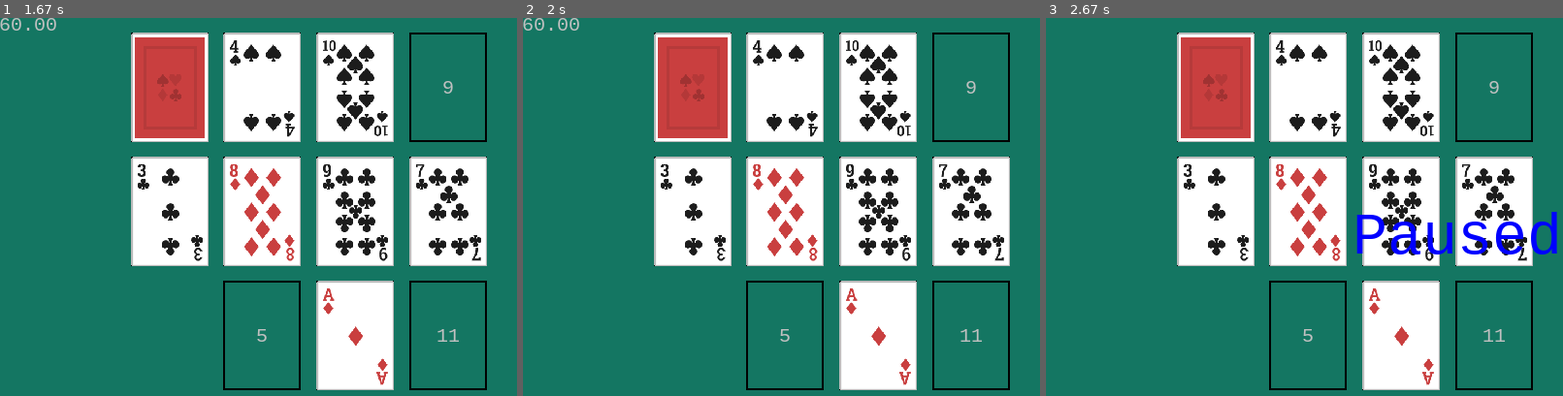
Above: before the commit, frames 1-3 (left to right).
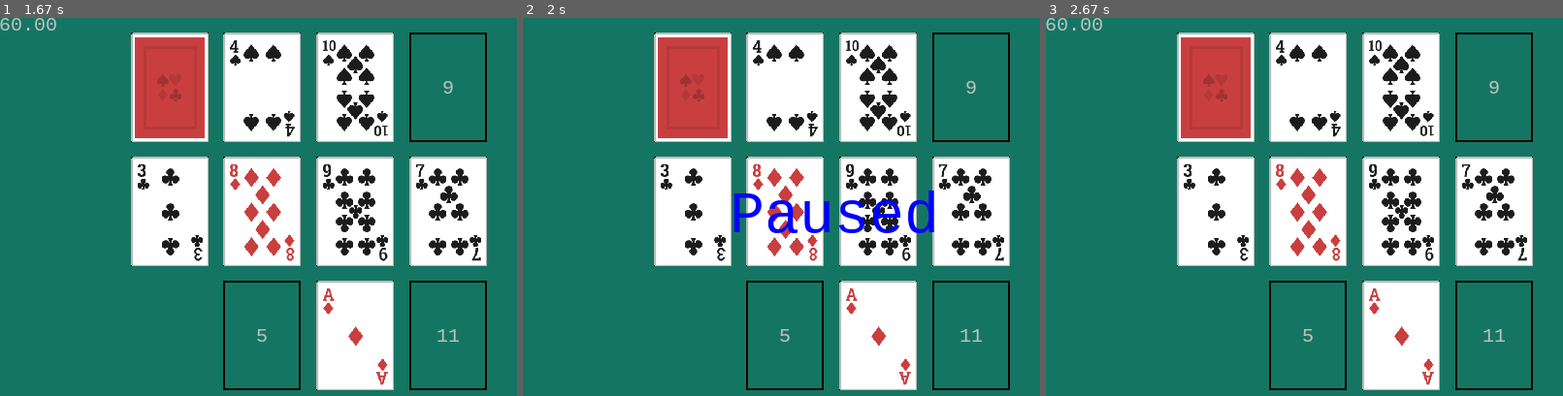
Above: after the commit, the same moments.

Repository: alexetsnyder/OuroborosPython
Game: pygame game, started from Pygame/FourSeasons/game.py
Same seed, same stepped clock (60 frames per second), same inputs: the game is played once before the commit and once after it.
Inputs (mouse positions are in pixels of both pictures, inside the frame that each line leads up to):
- Up to frame 1 (1.67 s): click (310, 210) at 0.38 s
- Up to frame 2 (2 s): hold Esc from 1.67 s (still down); move the mouse to (843, 252) at 1.7 s
- Up to frame 3 (2.67 s): release Esc at 2.13 s; hold Esc 2.17-2.63 s; move the mouse to (1268, 131) at 2.2 s

Frame 1 is identical in both runs. In frame 2, 1.6% of the frame differs, in the area x 0-80%, y 0-57%; in frame 3, 1.6%.

Commit message:
Supress Event Debug Text and Pause Game
Made it so that I can suppress output text, because mouse motion happens too often, and fixed pause, so that the pause text is centered, and the game is suspended, and updated event names.

Diff:
--- a/Pygame/FourSeasons/events.py
+++ b/Pygame/FourSeasons/events.py
@@ -41,14 +41,25 @@
 	CustomEvent.NEW_DEAL          : 'NEW_DEAL'
 }
 
+PYGAME_MOUSE_BUTTON_TO_STRING = {
+	MouseButton.LEFT           : 'LEFT',
+	MouseButton.MIDDLE         : 'MIDDLE',
+	MouseButton.RIGHT          : 'RIGHT',
+	MouseButton.FORWARD_WHEEL  : 'FORWARD_WHEEL',
+	MouseButton.BACKWARD_WHEEL : 'BACKWARD_WHEEL'
+}
+
 def convert(type, value):
 	if type == 'type':
 		return PYGAME_EVENT_TYPE_TO_STRING[value]
 	elif type == 'key':
 		if value in PYGAME_KEY_TO_STRING:
 			return PYGAME_KEY_TO_STRING[value]
+	elif type == 'button':
+		return PYGAME_MOUSE_BUTTON_TO_STRING[value]
 	elif type == 'user_name':
 		return PYGAME_USEREVENT_NAME_TO_STRING[value]
+	print(type, value)
 
 class KeyValueListWrapper:
 	def __init__(self, d):
@@ -116,14 +127,15 @@
 					self.branches[value].del_leaf(leaf, **key_value_pairs.to_dict())
 
 class Delegate:
-	def __init__(self, name, **kargs):
+	def __init__(self, name, quell=False, **kargs):
 		self.name = name
 		self.types = kargs
 		self.invocation_list = []
+		self.quell = quell
 
 	def __str__(self):
 		type_list_str = ', '.join(['{0}: {1}'.format(k, convert(k, v)) for k, v in self.types.items()])
-		invocation_list_str = ', '.join(str(x) for x in self.invocation_list)
+		invocation_list_str = ', '.join(x.__name__ for x in self.invocation_list)
 		return '{0} -> ({1}) -> [{2}]'.format(self.name, type_list_str, invocation_list_str)
 
 	def __add__(self, method):
@@ -138,7 +150,7 @@
 		return self
 
 	def invoke(self, *args, **kargs):
-		if imp.IMP().debug:
+		if imp.IMP().debug and not self.quell:
 			print('Invoke -> {0}'.format(self.__str__()))
 		ret_list = []
 		for m in self.invocation_list:
@@ -157,8 +169,8 @@
 		event = pygame.event.Event(self.types['type'], **self.without_type(), **kargs)
 		pygame.event.post(event)
 
-	def create(self, *args):
-		delegate = Delegate(self.name, **self.types)
+	def create(self, *args, quell=False):
+		delegate = Delegate(self.name, quell=quell, **self.types)
 		for arg in args:
 			delegate += arg
 		return delegate
@@ -183,51 +195,51 @@
 	def __init__(self, **kargs):
 		super().__init__('Mouse Motion Event', pygame.MOUSEMOTION, **kargs)
 
-class MouseButtonUp (Event):
+class MouseButtonUpEvent (Event):
 	def __init__(self, name='Mouse Button Up Event', **kargs):
 		super().__init__(name, pygame.MOUSEBUTTONUP, **kargs)
 
-class MouseButtonDown (Event):
+class MouseButtonDownEvent (Event):
 	def __init__(self, name='Mouse Button Down Event', **kargs):
 		super().__init__(name, pygame.MOUSEBUTTONDOWN, **kargs)
 
-class MouseLeftButtonUp (MouseButtonUp):
+class MouseLeftButtonUpEvent (MouseButtonUpEvent):
 	def __init__(self, **kargs):
 		super().__init__('Mouse Left Button Up Event', button=MouseButton.LEFT, **kargs)
 
-class MouseLeftButtonDown (MouseButtonDown):
+class MouseLeftButtonDownEvent (MouseButtonDownEvent):
 	def __init__(self, **kargs):
 		super().__init__('Mouse Left Button Down Event', button=MouseButton.LEFT, **kargs)
 
-class MouseRightButtonUp (MouseButtonUp):
+class MouseRightButtonUpEvent (MouseButtonUpEvent):
 	def __init__(self, **kargs):
 		super().__init__('Mouse Right Button Up Event', button=MouseButton.RIGHT, **kargs)
 
-class MouseRightButtonDown (MouseButtonDown):
+class MouseRightButtonDownEvent (MouseButtonDownEvent):
 	def __init__(self, **kargs):
 		super().__init__('Mouse Right Button Down Event', button=MouseButton.RIGHT, **kargs)
 
-class MouseMiddleButtonUp (MouseButtonUp):
+class MouseMiddleButtonUpEvent (MouseButtonUpEvent):
 	def __init__(self, **kargs):
 		super().__init__('Mouse Middle Button Up Event', button=MouseButton.MIDDLE, **kargs)
 
-class MouseMiddleButtonDown (MouseButtonDown):
+class MouseMiddleButtonDownEvent (MouseButtonDownEvent):
 	def __init__(self, **kargs):
 		super().__init__('Mouse Middle Button Down Event', button=MouseButton.MIDDLE, **kargs)
 
-class MouseForwardWheelButtonUp (MouseButtonUp):
+class MouseForwardWheelButtonUpEvent (MouseButtonUpEvent):
 	def __init__(self, **kargs):
 		super().__init__('Mouse Forward Wheel Up Event', button=MouseButton.FORWARD_WHEEL, **kargs)
 
-class MouseForwardWheelButtonDown (MouseButtonDown):
+class MouseForwardWheelButtonDownEvent (MouseButtonDownEvent):
 	def __init__(self, **kargs):
 		super().__init__('Mouse Forward Wheel Down Event', button=MouseButton.FORWARD_WHEEL, **kargs)
 
-class MouseBackwardWheelButtonUp (MouseButtonUp):
+class MouseBackwardWheelButtonUpEvent (MouseButtonUpEvent):
 	def __init__(self, **kargs):
 		super().__init__('Mouse Back Wheel Up Event', button=MouseButton.BACKWARD_WHEEL, **kargs)
 
-class MouseBackwardWheelButtonDown (MouseButtonDown):
+class MouseBackwardWheelButtonDownEvent (MouseButtonDownEvent):
 	def __init__(self, **kargs):
 		super().__init__('Mouse Back Wheel Down Event', button=MouseButton.BACKWARD_WHEEL, **kargs)
 
--- a/Pygame/FourSeasons/four_seasons.py
+++ b/Pygame/FourSeasons/four_seasons.py
@@ -4,6 +4,27 @@
 from pygame import freetype
 from structs import *
 
+def class_pause_events_decorator(cls):
+	class ClassWrapper (cls):
+		def __init__(self, *args, **kargs):
+			self.is_paused = False
+			super().__init__(*args, **kargs)
+
+		def on_pause(self, event):
+			self.is_paused = not self.is_paused
+
+		def wire_events(self):
+			super().wire_events()
+			imp.IMP().add_delegate(events.KeyDownEvent(pygame.K_ESCAPE).create(self.on_pause))
+	return ClassWrapper
+
+def function_pause_events_decorator(func):
+	def func_wrapper(self, event):
+		if not self.is_paused:
+			func(self, event)
+	return func_wrapper
+
+@class_pause_events_decorator
 class Card:
 	SOURCE_FOLDER = 'Cards'
 	CARD_BACK_IMAGE_FILE = 'cardBack_red5.png'
@@ -27,9 +48,13 @@
 		self.card_front = pygame.image.load('{0}/card{1}{2}.png'.format(Card.SOURCE_FOLDER, self.suit_str, self.card_str)).convert()
 		self.wire_events()
 
+	def __eq__(self, card):
+		return card.suit == self.suit and card.value == self.value
+
 	def wire_events(self):
-		imp.IMP().add_delegate(events.UserEvent(CustomEvent.CARD_MOTION).create(self.on_card_motion))
-
+		imp.IMP().add_delegate(events.UserEvent(CustomEvent.CARD_MOTION).create(self.on_card_motion, quell=True))
+
+	@function_pause_events_decorator
 	def on_card_motion(self, event):
 		if self.is_selected:
 			new_pos = event.pos
@@ -81,6 +106,7 @@
 def reverse(l):
 	return [l[j] for j in range(len(l) - 1, -1, -1)]
 
+@class_pause_events_decorator
 class Deck:
 	SUIT_COUNT  = 4
 	DEALT_CARDS = 7
@@ -98,17 +124,20 @@
 		imp.IMP().add_delegate(events.UserEvent(CustomEvent.CARD_TABLE_RESIZE).create(self.on_resize))
 		imp.IMP().add_delegate(events.UserEvent(CustomEvent.CARD_LAYED).create(self.on_card_layed))
 		imp.IMP().add_delegate(events.UserEvent(CustomEvent.TILE_CLICKED).create(self.on_tile_clicked))
-		imp.IMP().add_delegate(events.MouseRightButtonUp().create(self.on_mouse_right_button_up))
+		imp.IMP().add_delegate(events.MouseRightButtonUpEvent().create(self.on_mouse_right_button_up))
 		imp.IMP().add_delegate(events.UserEvent(CustomEvent.NEW_DEAL).create(self.on_new_deal))
 
+	@function_pause_events_decorator
 	def on_resize(self, event):
 		for i in self.active_cards:
 			card = self.deck[i]
 			card.put(event.tiles[card.tile_index])
 
+	@function_pause_events_decorator
 	def on_new_deal(self, event):
 		self.new_deal(event.tiles)
 
+	@function_pause_events_decorator
 	def on_mouse_right_button_up(self, event):
 		for i in self.active_cards:
 			card = self.deck[i]
@@ -116,6 +145,7 @@
 				card.flip()
 				break
 
+	@function_pause_events_decorator
 	def on_tile_clicked(self, event):
 		for i in reverse(self.active_cards):
 			card = self.deck[i]
@@ -125,6 +155,7 @@
 				card.select(event.pos)
 				break
 
+	@function_pause_events_decorator
 	def on_card_layed(self, event):
 		selected_card = None
 		for i in self.active_cards:
@@ -199,6 +230,7 @@
 
 class CardTile:
 	def __init__(self, left_top, size, index, border=2):
+		self.cards = []
 		self.index = index
 		self.border = border
 		self._set_size(size)
@@ -231,6 +263,10 @@
 	def can_lay(self, card):
 		return False
 
+	def lay(self, card):
+		self.cards.append(card)
+		card.put(self)
+
 	def update(self):
 		self.rect.update()
 
@@ -244,7 +280,7 @@
 class DiscardTile (CardTile):
 	INDEX = 1
 
-class BlankTile:
+class BlankTile (CardTile):
 	INDEX = 2
 
 class TableueTile (CardTile):
@@ -253,20 +289,29 @@
 		self.tile_index = tile_index
 
 	def can_lay(self, card):
+		if any(self.cards):
+			prv_card = self.cards[-1]
+			if not card.suit == prv_card.suit or  not card.value + 1 == prv_card.value:
+				return False
 		return True
 
 class FoundationTile (CardTile):
 	INDEXES = [3, 5, 9, 11]
 	def __init__(self, tile_index):
 		self.tile_index = tile_index
-		self.cards = []
-
-	def lay(self, card):
-		self.cards.append(card)
-		card.put(self)
+		self.first_card = None
 
 	def can_lay(self, card):
-		return True
+		if any(self.cards):
+			prv_card = self.cards[-1]
+			if card.suit == prv_card.suit and card.value - 1 == prv_card.value:
+				return True
+		elif self.first_card == card:
+			return True
+		return False
+
+	def complete(self):
+		return len(self.cards) == Deck.CARD_COUNT
 
 class CardTiles:
 	ROWS       = 3
@@ -325,6 +370,7 @@
 		for tile in self.card_tiles:
 			tile.update()
 
+@class_pause_events_decorator
 class CardTable:
 	def __init__(self, position, size):
 		self.mw, self.mh = (15, 15)
@@ -350,29 +396,34 @@
 
 	def wire_events(self):
 		imp.IMP().add_delegate(events.WindowResizeEvent().create(self.on_resize))
-		imp.IMP().add_delegate(events.MouseLeftButtonDown().create(self.on_mouse_left_button_down))
-		imp.IMP().add_delegate(events.MouseLeftButtonUp().create(self.on_mouse_left_button_up))
-		imp.IMP().add_delegate(events.MouseMotion().create(self.on_mouse_motion))
+		imp.IMP().add_delegate(events.MouseLeftButtonDownEvent().create(self.on_mouse_left_button_down))
+		imp.IMP().add_delegate(events.MouseLeftButtonUpEvent().create(self.on_mouse_left_button_up))
+		imp.IMP().add_delegate(events.MouseMotion().create(self.on_mouse_motion, quell=True))
 		imp.IMP().add_delegate(events.KeyDownEvent(pygame.K_r).create(self.on_new_deal))
 
+	@function_pause_events_decorator
 	def on_resize(self, event):
 		self.set_size((event.w, event.h))
 		self.set_position((0, 0))
 		self.card_tiles.refill(self.left_top, self.size)
 		events.UserEvent(CustomEvent.CARD_TABLE_RESIZE).post(tiles=self.card_tiles.find_all())
 
+	@function_pause_events_decorator
 	def on_new_deal(self, event):
 		events.UserEvent(CustomEvent.NEW_DEAL).post(tiles=self.card_tiles.find_all())
 
+	@function_pause_events_decorator
 	def on_mouse_left_button_down(self, event):
 		for tile in self.card_tiles.find_all():
 			if tile.is_within(event.pos):
 				events.UserEvent(CustomEvent.TILE_CLICKED).post(pos=event.pos, tile=tile)
 				break
 
+	@function_pause_events_decorator
 	def on_mouse_left_button_up(self, event):
 		events.UserEvent(CustomEvent.CARD_LAYED).post(tiles=self.card_tiles.find_all())
 
+	@function_pause_events_decorator
 	def on_mouse_motion(self, event):
 		events.UserEvent(CustomEvent.CARD_MOTION).post(pos=event.pos)
 
--- a/Pygame/FourSeasons/game.py
+++ b/Pygame/FourSeasons/game.py
@@ -30,12 +30,13 @@
 		pygame.init()
 		self.elapsed = 1
 		self.previous = None
-		self.is_paused = True
+		self.is_paused = False
 		self.SEC_PER_FRAME = 1 / 60
 		self.card_table = fs.CardTable((0, 0), imp.IMP().screen.size)
 		self.frame_rate_func = lambda n : '{:.2f}'.format(n)
 		self.frame_rate_text = go.RenderText(self.frame_rate_func(0.00))
-		self.pause_text = go.RenderText('Paused', False, tuple(x // 2 for x in imp.IMP().screen.size), go.FontInfo(60, Color.BLUE))
+		self.pause_text = go.RenderText('Paused', False, (0, 0), go.FontInfo(60, Color.BLUE))
+		self.pause_text.center_on(tuple(x // 2 for x in imp.IMP().screen.size))
 		self.wire_events()
 
 	def wire_events(self):
@@ -55,8 +56,8 @@
 
 	def on_pause(self, event):
 		self.is_paused = not self.is_paused
-		self.pause_text.set_visibility(not self.is_paused)
-		self.frame_rate_text.set_visibility(self.is_paused)
+		self.pause_text.set_visibility(self.is_paused)
+		self.frame_rate_text.set_visibility(not self.is_paused)
 		if not self.is_paused:
 			self.previous = time.time()
 
@@ -109,6 +110,7 @@
 	config = Config('data_file.txt')
 	event_dispatcher = events.EventDispatcher()
 	screen = Screen(config.try_get('WINDOW_SIZE', (640, 400)))
-	imp.IMP(True).init(screen, config, event_dispatcher)
+	debug = config.try_get('DEBUG', False)
+	imp.IMP().init(screen, config, event_dispatcher, debug)
 	game = Game()
 	game.run()
--- a/Pygame/FourSeasons/imp.py
+++ b/Pygame/FourSeasons/imp.py
@@ -15,14 +15,15 @@
 
 @singleton_decorator
 class IMP:
-	def __init__(self, debug=False):
+	def __init__(self):
 		self.running = True
-		self.debug = debug
+		self.debug = False
 		self.config = None
 		self.screen = None
 		self.event_dispatcher = None
 
-	def init(self, screen, config, event_dispatcher):
+	def init(self, screen, config, event_dispatcher, debug=False):
+		self.debug = debug
 		self.screen = screen
 		self.config = config
 		self.event_dispatcher = event_dispatcher
